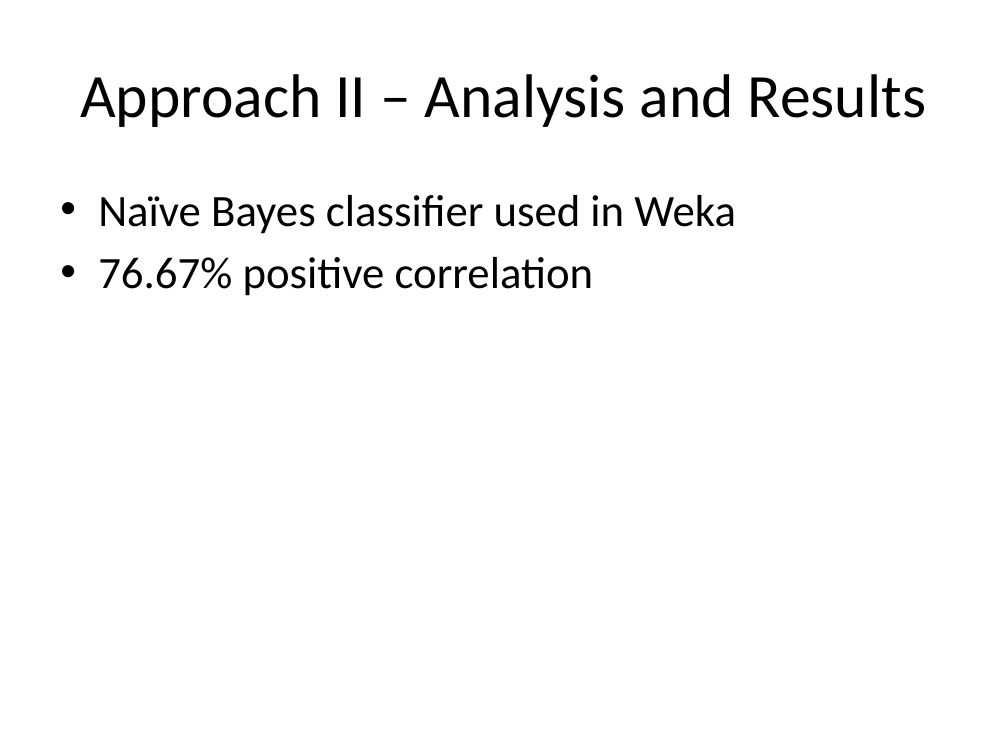
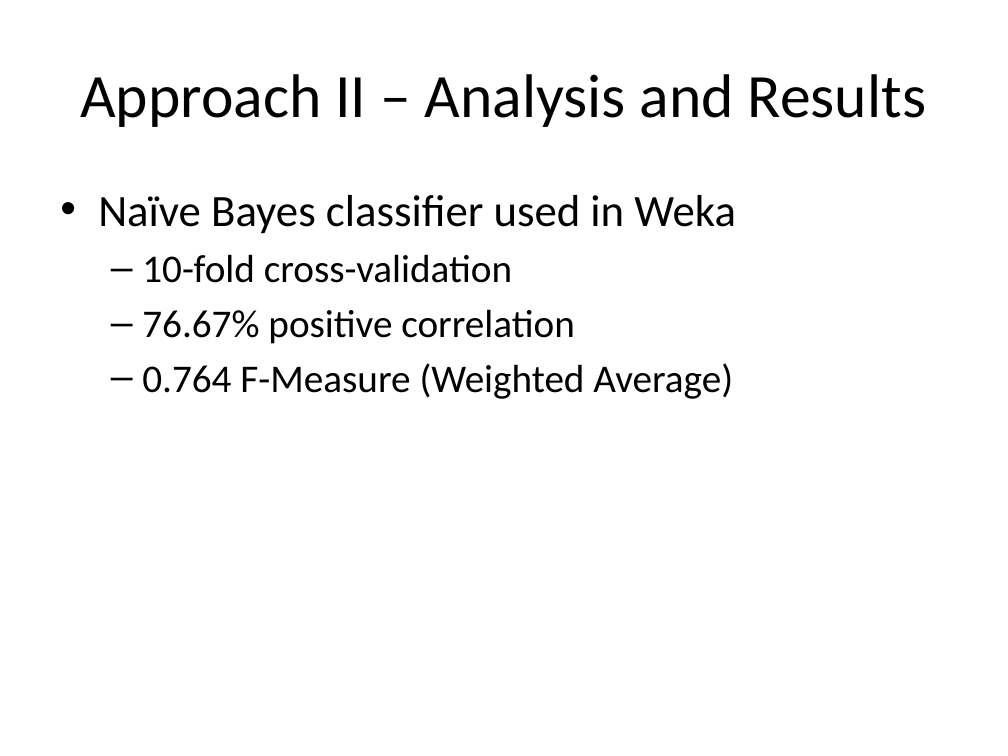
Before and after one commit to sdiemert/SENG_474_Project, a slide deck: slide 13 of presentation/presentation.pptx. Drawn at 1008x756 pixels with LibreOffice and Linux fonts; fonts in the diff are those of the drawing. Boxes give left, top, right and bottom in pixels: in the first picture for what was removed or moved away, otherwise in the second. Text is boxed around its words. In the diff, an @@ line names an element or a change of style, - is before the commit and + after.

```diff
--- a/presentation/presentation.pptx
+++ b/presentation/presentation.pptx
@@ text at box(142, 254, 512, 283): paragraph added @@
+  – 10-fold cross-validation
@@ text at box(142, 309, 575, 344): size 32 to 28 pt in "76.67% positive correlation"; bullet • to –; list level 1 to 2 in "76.67% positive correlation" @@
@@ text at box(142, 363, 733, 399): paragraph added @@
+  – 0.764 F-Measure (Weighted Average)
```
Also in this commit, not shown: 2 other slides changed, 2 slides added, 1 slide removed, 1 other file.
